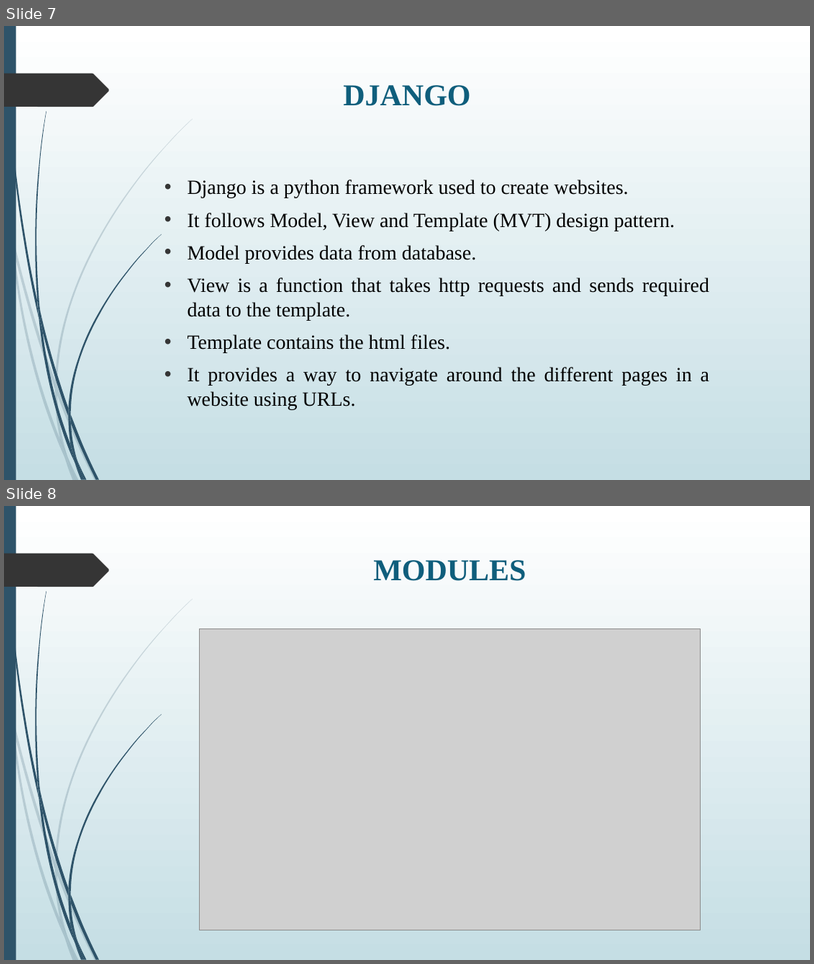
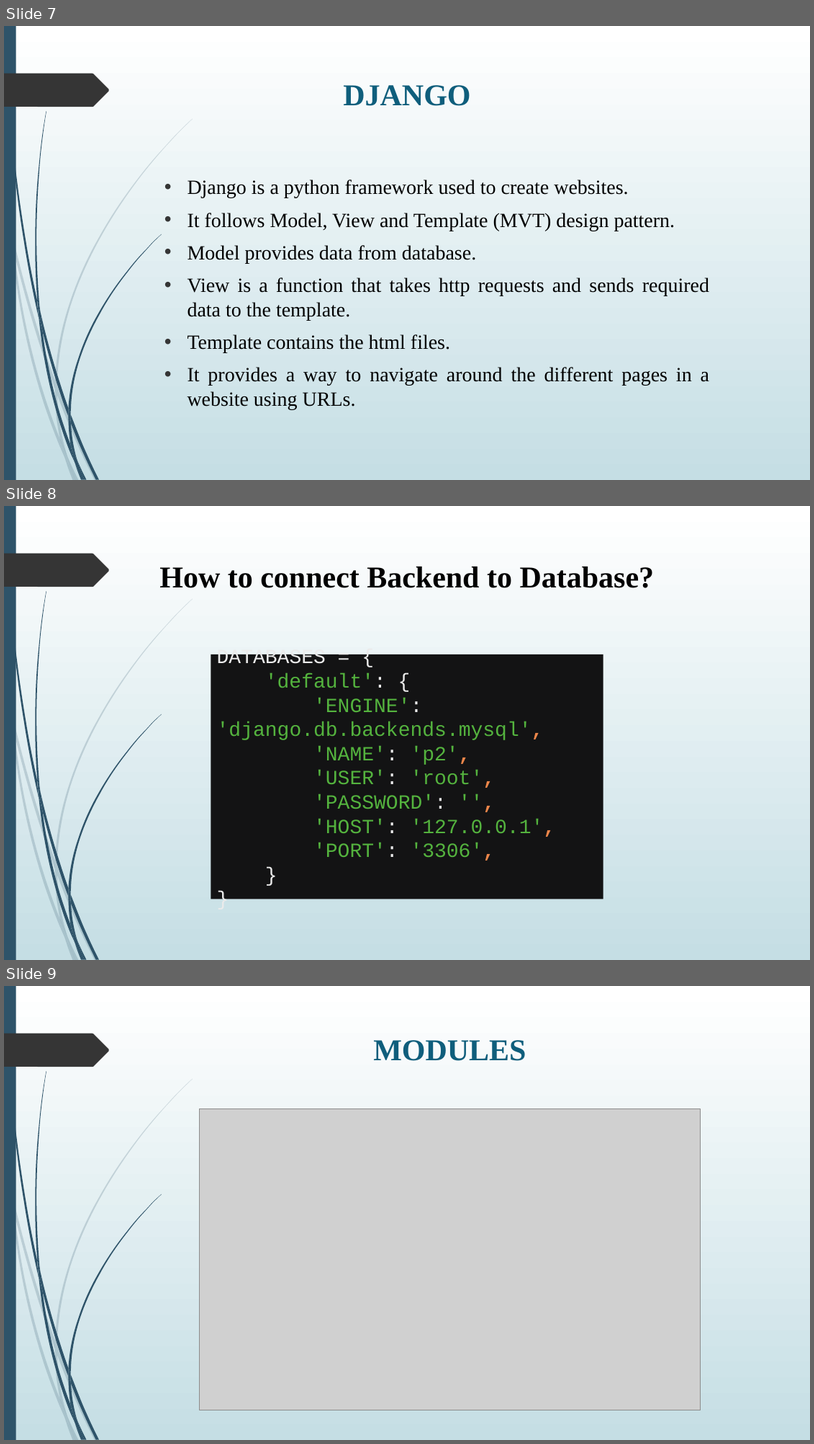
Before and after one commit to Harshith5S/VDP_Solutions, a slide deck: presentation.pptx. Shown one above the other, each under a label of ours: slides 7 and 8 before the commit, slides 7, 8 and 9 after it. The pictures are 814x964 and 814x1444 pixels, drawn with LibreOffice and Linux fonts; fonts in the diff are those of the drawing; grey boxes stand for pictures. Boxes give left, top, right and bottom in pixels: in the first picture for what was removed or moved away, otherwise in the second. Text is boxed around its words. In the diff, an @@ line names an element or a change of style, - is before the commit and + after.

```diff
--- a/presentation.pptx
+++ b/presentation.pptx
@@ slide 8 added at (x1=4, y1=506, x2=810, y2=960), background gradient #FFFFFF to #C5DEE5; not listed: 24 template elements that a slide beside it also shows @@
@@ title added at (x1=160, y1=566, x2=655, y2=588), 36 pt, text #000000, bold @@
+How to connect Backend to Database?
@@ text added at (x1=211, y1=651, x2=604, y2=901), fill #131314, 24 pt, text #54B33E @@
+DATABASES = {
+'default': {
+'ENGINE': 'django.db.backends.mysql',
+'NAME': 'p2',
+'USER': 'root',
+'PASSWORD': '',
+'HOST': '127.0.0.1',
+'PORT': '3306',
+}
+}
@@ what was slide 8 is now slide 9 @@
```
Also in this commit, not shown: 2 slides changed.
